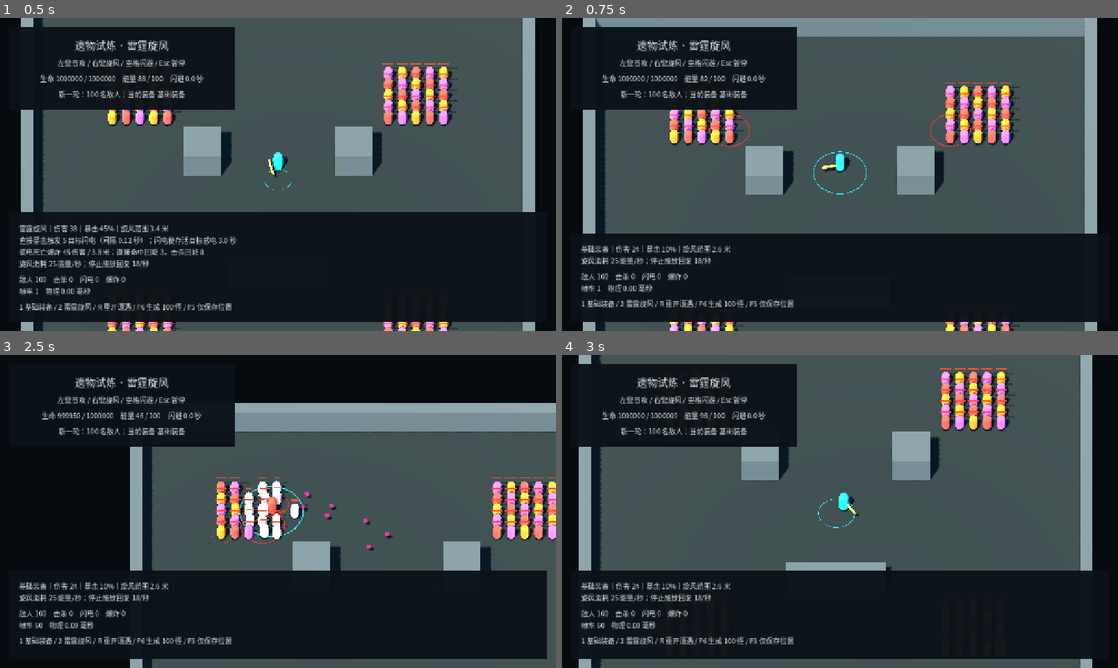
Above: before the commit, frames 1-4 (two rows, left to right).
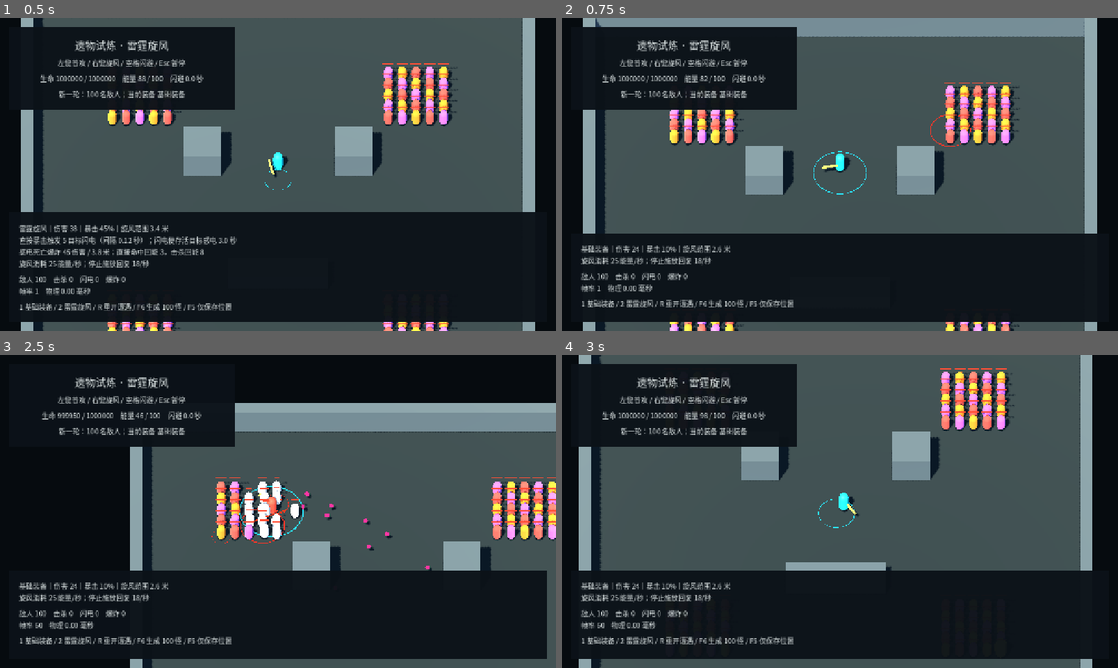
Above: after the commit, the same moments.

Repository: w7775p/relic-ARPG
Game: Godot game, scene res://debug/stress_test.tscn
Two runs of this game, one before a commit and one after it. Both use one fixed random seed, a clock stepped at 60 frames per second and the inputs below. This scene is started directly instead of the project's main scene.
Inputs (mouse positions are in pixels of both pictures, inside the frame that each line leads up to):
- Up to frame 1 (0.5 s): no input
- Up to frame 2 (0.75 s): move the mouse to (812, 237) at 0.52 s; hold W (move_up) from 0.53 s (still down); hold 1 (basic_build) from 0.53 s (still down); click (812, 237) at 0.67 s
- Up to frame 3 (2.5 s): move the mouse to (444, 558) at 1.27 s; release 1 (basic_build) at 1.28 s; tap Space (dodge) at 1.35 s; move the mouse to (111, 464) at 2.02 s; release W (move_up) at 2.03 s; press the mouse at (111, 464) at 2.03 s; hold A (move_left) from 2.03 s (still down)
- Up to frame 4 (3 s): keep holding A (move_left); move the mouse to (867, 511) at 2.77 s; release the mouse at (867, 511) at 2.78 s; tap F6 (stress_encounter) at 2.85 s; click (867, 511) at 2.92 s

Frame 1 is identical in both runs. In frame 2, less than 0.1% of the frame differs, in the area x 26-34%, y 30-42%; in frame 3, less than 0.1%, in the area x 46-78%, y 42-69%; in frame 4, nothing differs.

Commit message:
fix: verify release combat through the application boot route

Diff:
--- a/game/app/boot/boot.gd
+++ b/game/app/boot/boot.gd
@@ -4,4 +4,8 @@
 
 ## 延迟切换，避免在场景创建过程中修改场景树。
 func _ready() -> void:
-	SceneRouter.open_main_menu.call_deferred()
+	if OS.get_cmdline_user_args().has("--smoke-combat"):
+		# 发行模板禁用场景路径覆盖，自动验证通过正常路由进入战斗。
+		SceneRouter.start_session.call_deferred()
+	else:
+		SceneRouter.open_main_menu.call_deferred()
--- a/game/world/maps/combat_arena.gd
+++ b/game/world/maps/combat_arena.gd
@@ -43,6 +43,8 @@
 	status.text = "清理四角怪群与精英；按 2 试穿雷霆旋风"
 	if auto_spawn:
 		encounters.start_wave()
+	if OS.get_cmdline_user_args().has("--smoke-combat"):
+		print("M1_COMBAT_BOOT_READY")
 
 
 ## 每 0.1 秒刷新 HUD，暂停期间保持已有数值。
Not shown, changed: .github/workflows/windows.yml
Not shown, changed: known_trap.md
